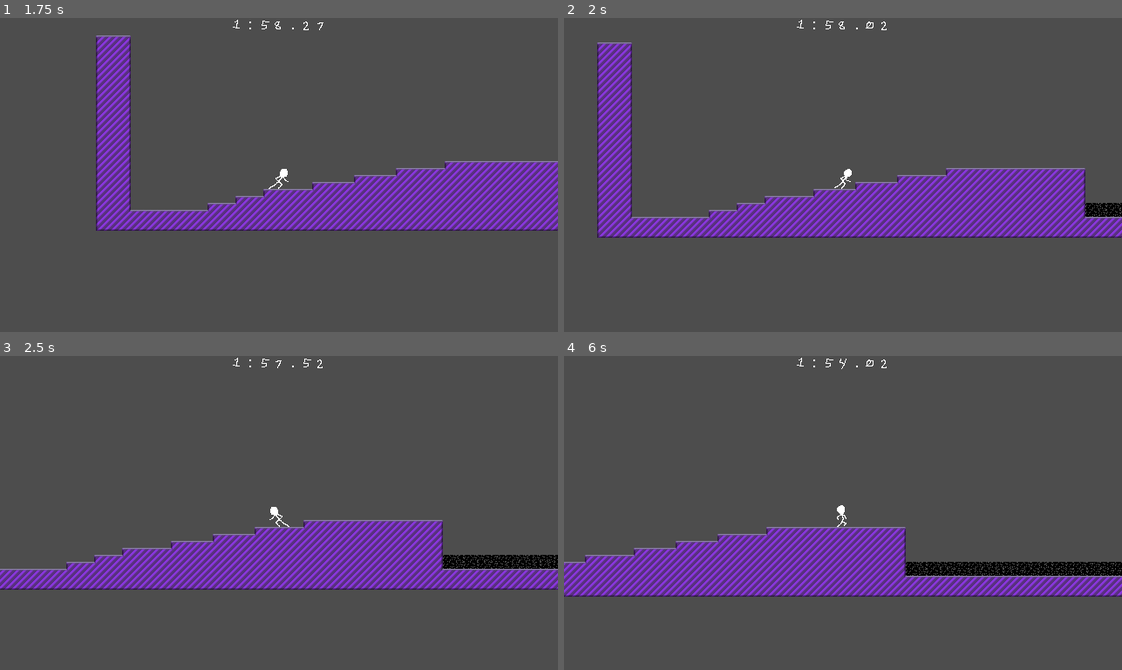
Above: before the commit, frames 1-4 (two rows, left to right).
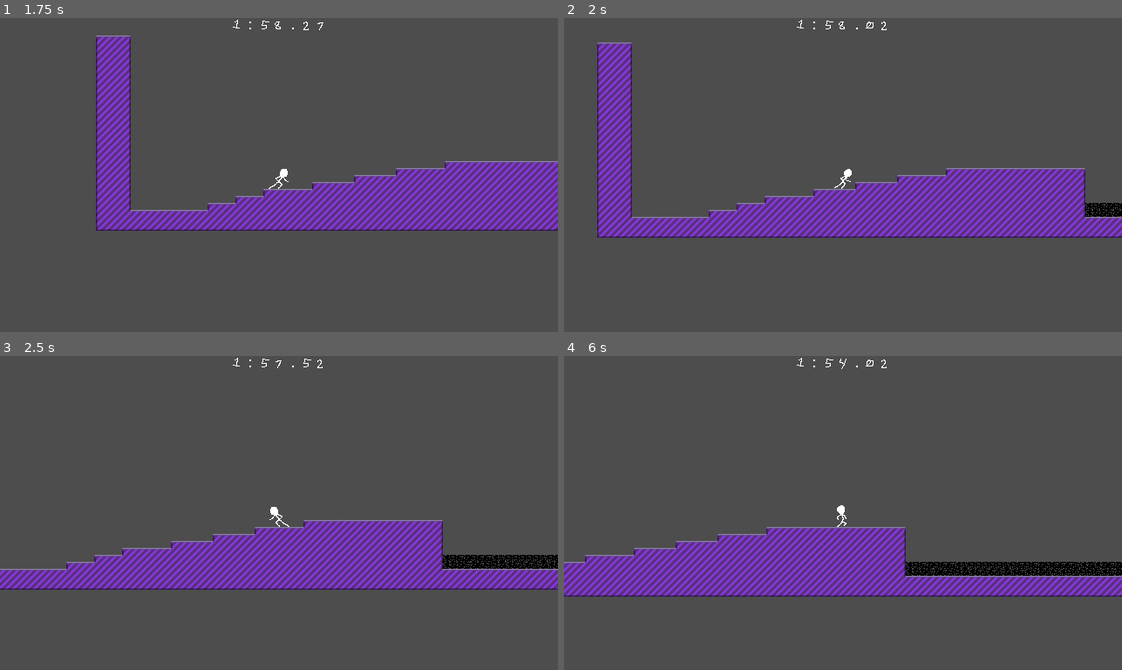
Above: after the commit, the same moments.

Repository: ncssm-mor-NyE9DoBlxs3M/platformer
Game: Godot game, scene res://Main.tscn
The game is run twice, just before and just after one commit, with the same random seed, the same clock (stepped at 60 frames per second) and the same inputs.
Inputs:
- Up to frame 1 (1.75 s): hold Right (right) from 0.53 s (still down); tap Z (jump) at 0.77, 1.52 s
- Up to frame 2 (2 s): keep holding Right (right)
- Up to frame 3 (2.5 s): release Right (right) at 2.03 s; hold Left (left) from 2.03 s (still down)
- Up to frame 4 (6 s): release Left (left) at 2.78 s; hold Right (right) 2.78-4.28 s; tap Z (jump) at 3.02, 3.77, 4.52 s; hold Left (left) 4.28-5.03 s; hold Right (right) 5.03-5.78 s; hold Left (left) from 5.78 s (still down)

Frame 1 is identical in both runs. In frame 2, less than 0.1% of the frame differs, in the area x 93-100%, y 58-64%; in frame 3, 0.2%; in frame 4, 0.4%, in the area x 61-100%, y 65-70%.

Commit message:
Changed checkpoint icon Added "Glow" effect to the checkpoint

Diff:
--- a/checkpoint.tscn
+++ b/checkpoint.tscn
@@ -2,7 +2,16 @@
 
 [ext_resource type="Texture2D" uid="uid://ir246ok83kw4" path="res://assets/checkpoint.png" id="1_luqgl"]
 [ext_resource type="Script" uid="uid://b1guyjotj2akg" path="res://checkpoint.gd" id="1_r6hke"]
+[ext_resource type="Texture2D" uid="uid://6ju8qkly84kw" path="res://assets/WhiteCircle.png" id="2_s20m7"]
 [ext_resource type="AudioStream" uid="uid://dn2fh0op7npej" path="res://assets/checkpoint.wav" id="3_tnhlw"]
+
+[sub_resource type="ParticleProcessMaterial" id="ParticleProcessMaterial_s20m7"]
+particle_flag_disable_z = true
+angular_velocity_min = 66.459984
+angular_velocity_max = 287.99997
+gravity = Vector3(0, 0, 0)
+scale_min = 0.099999994
+scale_max = 0.14
 
 [sub_resource type="RectangleShape2D" id="RectangleShape2D_luqgl"]
 size = Vector2(224, 224)
@@ -12,10 +21,18 @@
 collision_mask = 0
 script = ExtResource("1_r6hke")
 
+[node name="GPUParticles2D" type="GPUParticles2D" parent="." unique_id=1383743368]
+scale = Vector2(0.3999998, 0.4000005)
+texture = ExtResource("2_s20m7")
+randomness = 0.11
+process_material = SubResource("ParticleProcessMaterial_s20m7")
+
 [node name="CollisionShape2D" type="CollisionShape2D" parent="." unique_id=621641936]
 shape = SubResource("RectangleShape2D_luqgl")
 
 [node name="Sprite2D" type="Sprite2D" parent="." unique_id=621973089]
+position = Vector2(3, 1)
+scale = Vector2(1.3, 1.3)
 texture = ExtResource("1_luqgl")
 
 [node name="Sound" type="AudioStreamPlayer2D" parent="." unique_id=1789780729]
--- a/levels/Test.tscn
+++ b/levels/Test.tscn
@@ -430,4 +430,4 @@
 
 [node name="Area2D" parent="." unique_id=1155142488 instance=ExtResource("6_yqpgv")]
 position = Vector2(1447, -199.99998)
-scale = Vector2(0.13437545, 0.13437545)
+scale = Vector2(0.13597777, 0.13509044)
Binary file added: assets/WhiteCircle.png
Not shown, added: assets/WhiteCircle.png.import
Binary file changed: assets/checkpoint.png
Not shown: 1 places in levels/Test.tscn that only renumber resources
